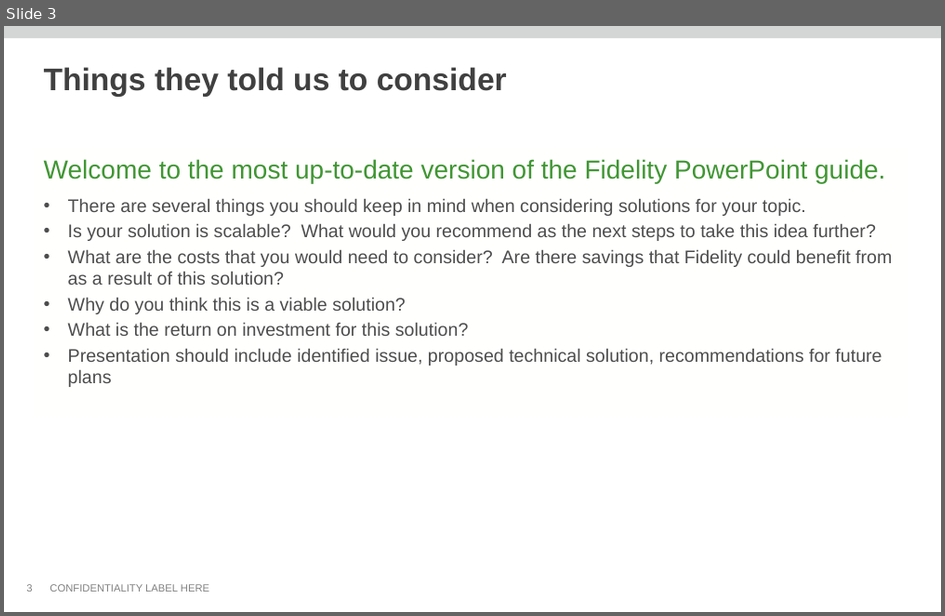
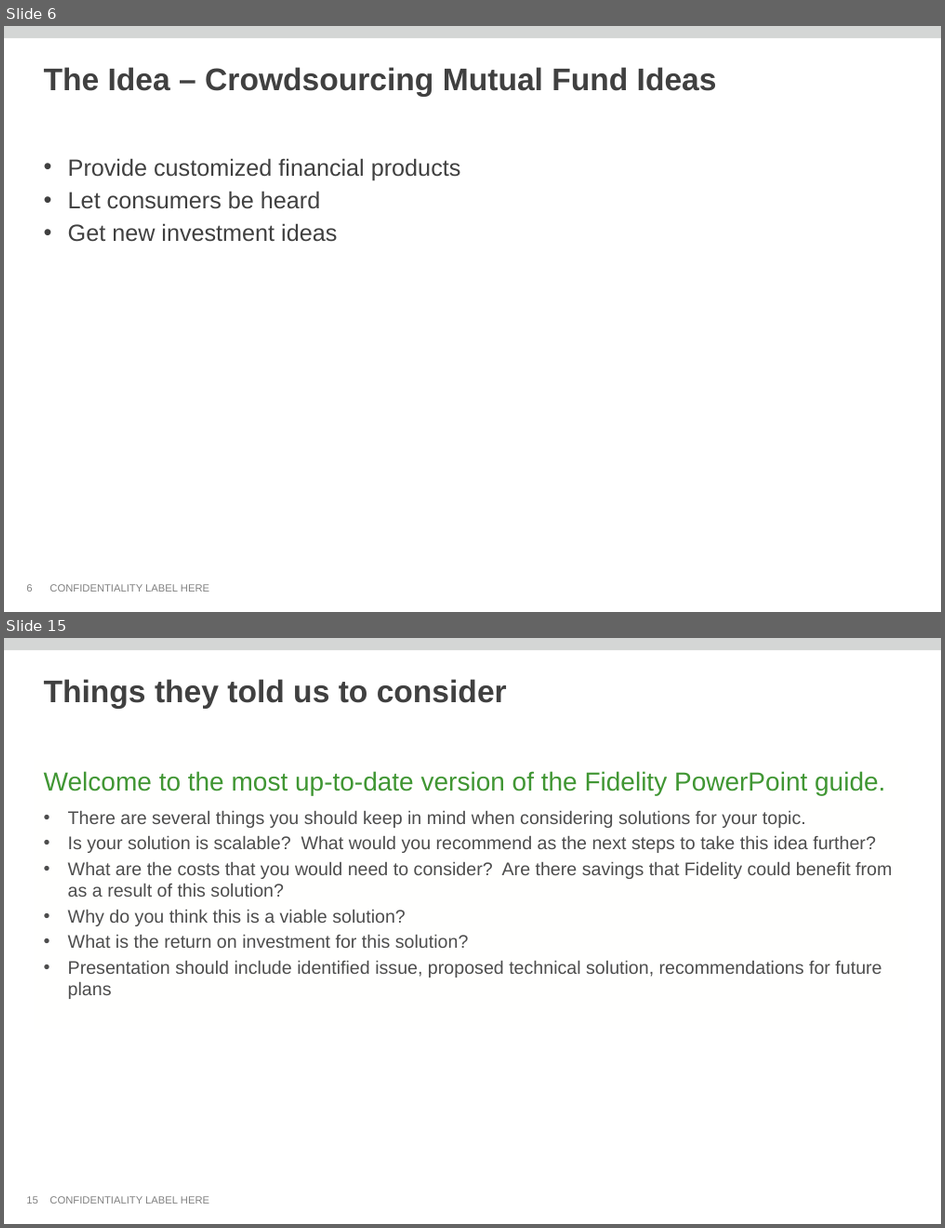
Before and after one commit to thomas-pontikes/greenhouse, a slide deck: CMF.pptx. Shown one above the other, each under a label of ours: slide 3 before the commit, slides 6 and 15 after it; the slides between them are not shown. The pictures are 945x616 and 945x1228 pixels, drawn with LibreOffice and Linux fonts; fonts in the diff are those of the drawing; background and template pictures are left out. Boxes give left, top, right and bottom in pixels: in the first picture for what was removed or moved away, otherwise in the second. Text is boxed around its words. In the diff, an @@ line names an element or a change of style, - is before the commit and + after.

```diff
--- a/CMF.pptx
+++ b/CMF.pptx
@@ slide 6 added at bbox=[4, 26, 941, 612], background #FFFFFF; not listed: 2 template elements that a slide beside it also shows @@
@@ title added at bbox=[44, 67, 717, 97], 24 pt, text #404040, bold @@
+The Idea – Crowdsourcing Mutual Fund Ideas
@@ text added at bbox=[68, 158, 462, 242], 18 pt, text #404040 @@
+• Provide customized financial products
+• Let consumers be heard
+• Get new investment ideas
@@ page number added at bbox=[26, 584, 32, 591], 8 pt, text #808080 @@
+6
@@ what was slide 3 is now slide 15 @@
@@ page number at bbox=[26, 1196, 37, 1203]: text changed @@
-3
+15
```
Also in this commit, not shown: 2 slides changed, 12 other slides added, 8 slides removed.
